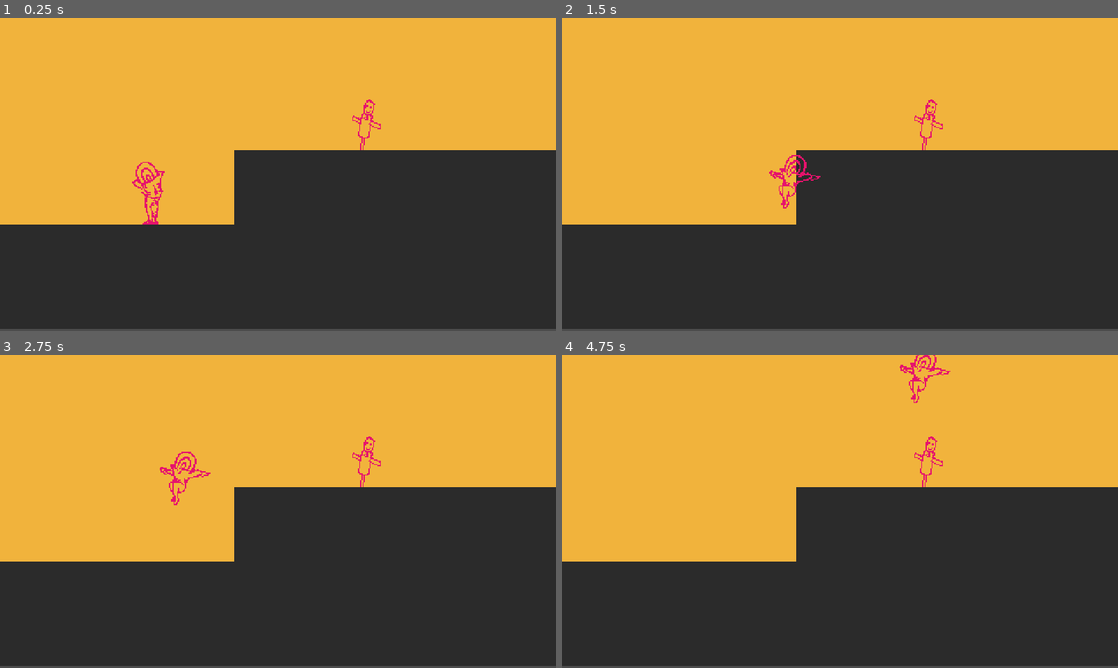
Above: before the commit, frames 1-4 (two rows, left to right).
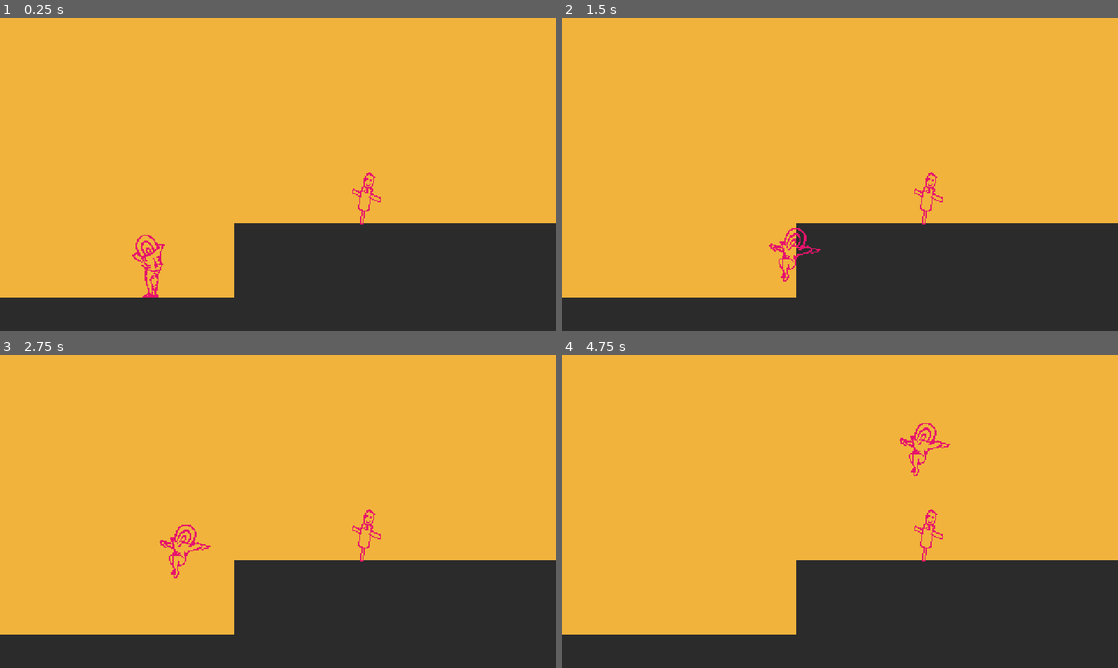
Above: after the commit, the same moments.

Repository: eyedoteye/Back-Attack
Game: Godot game, scene res://Scenes/Main.tscn
Same seed, same stepped clock (60 frames per second), same inputs: the game is played once before the commit and once after it.
Inputs:
- Up to frame 1 (0.25 s): no input
- Up to frame 2 (1.5 s): tap Enter (ui_accept) at 0.5, 0.77 s; hold Right (ui_right) from 0.53 s (still down); tap Tab (ui_focus_next) at 0.6, 1.35 s
- Up to frame 3 (2.75 s): tap Enter (ui_accept) at 1.52 s; release Right (ui_right) at 2.03 s; hold Left (ui_left) from 2.03 s (still down); tap Tab (ui_focus_next) at 2.1 s
- Up to frame 4 (4.75 s): release Left (ui_left) at 2.78 s; hold Right (ui_right) 2.78-4.28 s; tap Tab (ui_focus_next) at 2.85, 3.6, 4.35 s; tap Enter (ui_accept) at 3.02, 3.77, 4.52 s; hold Left (ui_left) from 4.28 s (still down)

The runs differ from the first frame. In frame 1, 24% of the frame differs, in the area x 0-100%, y 26-100%; in frame 2, 24%; in frame 3, 25%; in frame 4, 25%.

Commit message:
Add SuperJump

Diff:
--- a/Scenes/Main.tscn
+++ b/Scenes/Main.tscn
@@ -20,8 +20,9 @@
 }
 
 [node name="StaticBody2D" type="StaticBody2D" parent="."]
+position = Vector2( 0, 63 )
 __meta__ = {
-"_edit_lock_": true
+"_edit_group_": true
 }
 
 [node name="ColorRect" type="ColorRect" parent="StaticBody2D"]
@@ -37,12 +38,10 @@
 position = Vector2( 101, 223 )
 shape = SubResource( 1 )
 
-[node name="Dummy" parent="StaticBody2D/CollisionShape2D" instance=ExtResource( 2 )]
-position = Vector2( 211, -138 )
-
 [node name="StaticBody2D2" type="StaticBody2D" parent="."]
+position = Vector2( 0, 63 )
 __meta__ = {
-"_edit_lock_": true
+"_edit_group_": true
 }
 
 [node name="ColorRect" type="ColorRect" parent="StaticBody2D2"]
@@ -63,4 +62,7 @@
 }
 
 [node name="Hero" parent="." instance=ExtResource( 1 )]
-position = Vector2( 130, 148 )
+position = Vector2( 130, 211 )
+
+[node name="Dummy" parent="." instance=ExtResource( 2 )]
+position = Vector2( 312, 148 )
--- /dev/null
+++ b/Scenes/SuperJump.gd
@@ -0,0 +1,14 @@
+extends Sprite
+
+
+# Declare member variables here. Examples:
+# var a: int = 2
+# var b: String = "text"
+
+
+# Called when the node enters the scene tree for the first time.
+func _ready() -> void:
+	$Timer.connect("timeout", self, "_on_Timer_timeout")
+
+func _on_Timer_timeout() -> void:
+	queue_free()
--- /dev/null
+++ b/Scenes/SuperJump.tscn
@@ -0,0 +1,15 @@
+[gd_scene load_steps=3 format=2]
+
+[ext_resource path="res://Assets/superjump_spritesheet.png" type="Texture" id=1]
+[ext_resource path="res://Scenes/SuperJump.gd" type="Script" id=2]
+
+[node name="SuperJump" type="Sprite"]
+texture = ExtResource( 1 )
+hframes = 2
+vframes = 2
+script = ExtResource( 2 )
+
+[node name="Timer" type="Timer" parent="."]
+wait_time = 0.317
+one_shot = true
+autostart = true
--- a/Scenes/hero.gd
+++ b/Scenes/hero.gd
@@ -13,6 +13,7 @@
 
 var dir: int = 0
 var flipped: int = 1
+var noGravity: bool = false
 
 var velocity = Vector2()
 var gravity = 200
@@ -21,18 +22,39 @@
 
 onready var kunaiBase_position = $KunaiBase.position
 var _scene_kunai = preload("res://Scenes/Kunai.tscn")
+onready var superJumpBase_position = $SuperJumpBase.position
+var superJumpBase_height = 18
+var _scene_superJump = preload("res://Scenes/SuperJump.tscn")
 # Called when the node enters the scene tree for the first time.
 func _ready() -> void:
 	$KunaiBase.queue_free()
 	pass # Replace with function body.
 
 func useSlash() -> void:
+	print("f")
 	_skillSlash.visible = true
 	$Slash/CollisionShape2D.disabled = false
 
 func finishSlash() -> void:
 	_skillSlash.visible = false
 	$Slash/CollisionShape2D.disabled = true
+
+func useSuperJump_1() -> void:
+	var newSuperJump = _scene_superJump.instance()
+	newSuperJump.position = position + superJumpBase_position
+	get_tree().get_root().add_child(newSuperJump)
+	var offset = Vector2(0, -superJumpBase_height)
+	move_and_slide(offset)
+	velocity.y -= 800
+	#noGravity = true
+
+func useSuperJump_2() -> void:
+	noGravity = true
+	velocity.y = 0
+
+func finishSuperJump() -> void:
+	noGravity = false
+	changeStateTo("Jump")
 
 func useKunai() -> void:
 	var newKunai = _scene_kunai.instance()
@@ -58,7 +80,7 @@
 func processUseInput() -> void:
 	if Input.is_action_just_pressed("ui_focus_next"):
 		velocity.x = 0
-		_stateMachine.travel("Throw")
+		changeStateTo("Slash")
 
 func processFalling() -> bool:
 	if velocity.y != 0:
@@ -107,7 +129,9 @@
 			_unflip()
 
 func _process(delta: float) -> void:
-	velocity.y += gravity * delta
+	if not noGravity:
+		velocity.y += gravity * delta
+
 	velocity = move_and_slide(velocity)
 
 	dir = 0
--- a/Scenes/hero.tscn
+++ b/Scenes/hero.tscn
@@ -1,9 +1,10 @@
-[gd_scene load_steps=31 format=2]
+[gd_scene load_steps=36 format=2]
 
 [ext_resource path="res://Assets/hero_spritesheet.png" type="Texture" id=1]
 [ext_resource path="res://Assets/slashfx_spritesheet.png" type="Texture" id=2]
 [ext_resource path="res://Scenes/Hero.gd" type="Script" id=3]
 [ext_resource path="res://Scenes/Kunai.tscn" type="PackedScene" id=4]
+[ext_resource path="res://Scenes/SuperJump.tscn" type="PackedScene" id=5]
 
 [sub_resource type="RectangleShape2D" id=1]
 extents = Vector2( 9, 27 )
@@ -121,6 +122,41 @@
 } ]
 }
 
+[sub_resource type="Animation" id=30]
+resource_name = "SuperJump"
+tracks/0/type = "value"
+tracks/0/path = NodePath("Sprite:frame")
+tracks/0/interp = 1
+tracks/0/loop_wrap = true
+tracks/0/imported = false
+tracks/0/enabled = true
+tracks/0/keys = {
+"times": PoolRealArray( 0 ),
+"transitions": PoolRealArray( 1 ),
+"update": 1,
+"values": [ 12 ]
+}
+tracks/1/type = "method"
+tracks/1/path = NodePath(".")
+tracks/1/interp = 1
+tracks/1/loop_wrap = true
+tracks/1/imported = false
+tracks/1/enabled = true
+tracks/1/keys = {
+"times": PoolRealArray( 0, 0.2, 0.3 ),
+"transitions": PoolRealArray( 1, 1, 1 ),
+"values": [ {
+"args": [  ],
+"method": "useSuperJump_1"
+}, {
+"args": [  ],
+"method": "useSuperJump_2"
+}, {
+"args": [  ],
+"method": "finishSuperJump"
+} ]
+}
+
 [sub_resource type="Animation" id=26]
 resource_name = "Throw"
 step = 0.01
@@ -164,7 +200,10 @@
 animation = "Run"
 
 [sub_resource type="AnimationNodeAnimation" id=20]
-animation = "Throw"
+animation = "Slash"
+
+[sub_resource type="AnimationNodeAnimation" id=31]
+animation = "SuperJump"
 
 [sub_resource type="AnimationNodeAnimation" id=27]
 animation = "Throw"
@@ -189,18 +228,24 @@
 
 [sub_resource type="AnimationNodeStateMachineTransition" id=29]
 
+[sub_resource type="AnimationNodeStateMachineTransition" id=32]
+
+[sub_resource type="AnimationNodeStateMachineTransition" id=33]
+
 [sub_resource type="AnimationNodeStateMachine" id=9]
 states/Idle/node = SubResource( 5 )
-states/Idle/position = Vector2( 314, 16 )
+states/Idle/position = Vector2( 332, 7 )
 states/Jump/node = SubResource( 15 )
 states/Jump/position = Vector2( 398, 134 )
 states/Run/node = SubResource( 6 )
 states/Run/position = Vector2( 521, 22 )
 states/Slash/node = SubResource( 20 )
-states/Slash/position = Vector2( 341, -120 )
+states/Slash/position = Vector2( 461, -146 )
+states/SuperJump/node = SubResource( 31 )
+states/SuperJump/position = Vector2( 212, 90 )
 states/Throw/node = SubResource( 27 )
 states/Throw/position = Vector2( 131, -83 )
-transitions = [ "Idle", "Run", SubResource( 7 ), "Run", "Idl …(262 unchanged characters)… 28 ), "Throw", "Idle", SubResource( 29 ) ]
+transitions = [ "Idle", "Run", SubResource( 7 ), "Run", "Idl …(262 unchanged characters)… 28 ), "Throw", "Idle", SubResource( 29 ), "Idle", "SuperJump", SubResource( 32 ), "SuperJump", "Jump", SubResource( 33 ) ]
 start_node = "Idle"
 graph_offset = Vector2( -17, -219 )
 
@@ -233,6 +278,7 @@
 anims/RESET = SubResource( 13 )
 anims/Run = SubResource( 4 )
 anims/Slash = SubResource( 14 )
+anims/SuperJump = SubResource( 30 )
 anims/Throw = SubResource( 26 )
 
 [node name="AnimationTree" type="AnimationTree" parent="."]
@@ -256,7 +302,12 @@
 disabled = true
 
 [node name="KunaiBase" parent="." instance=ExtResource( 4 )]
+visible = false
 position = Vector2( -20, 3 )
+
+[node name="SuperJumpBase" parent="." instance=ExtResource( 5 )]
+visible = false
+position = Vector2( 0, 16 )
 
 [connection signal="area_entered" from="Slash" to="." method="_on_Slash_area_entered"]
 [connection signal="area_entered" from="KunaiBase" to="." method="_on_KunaiBase_area_entered"]
